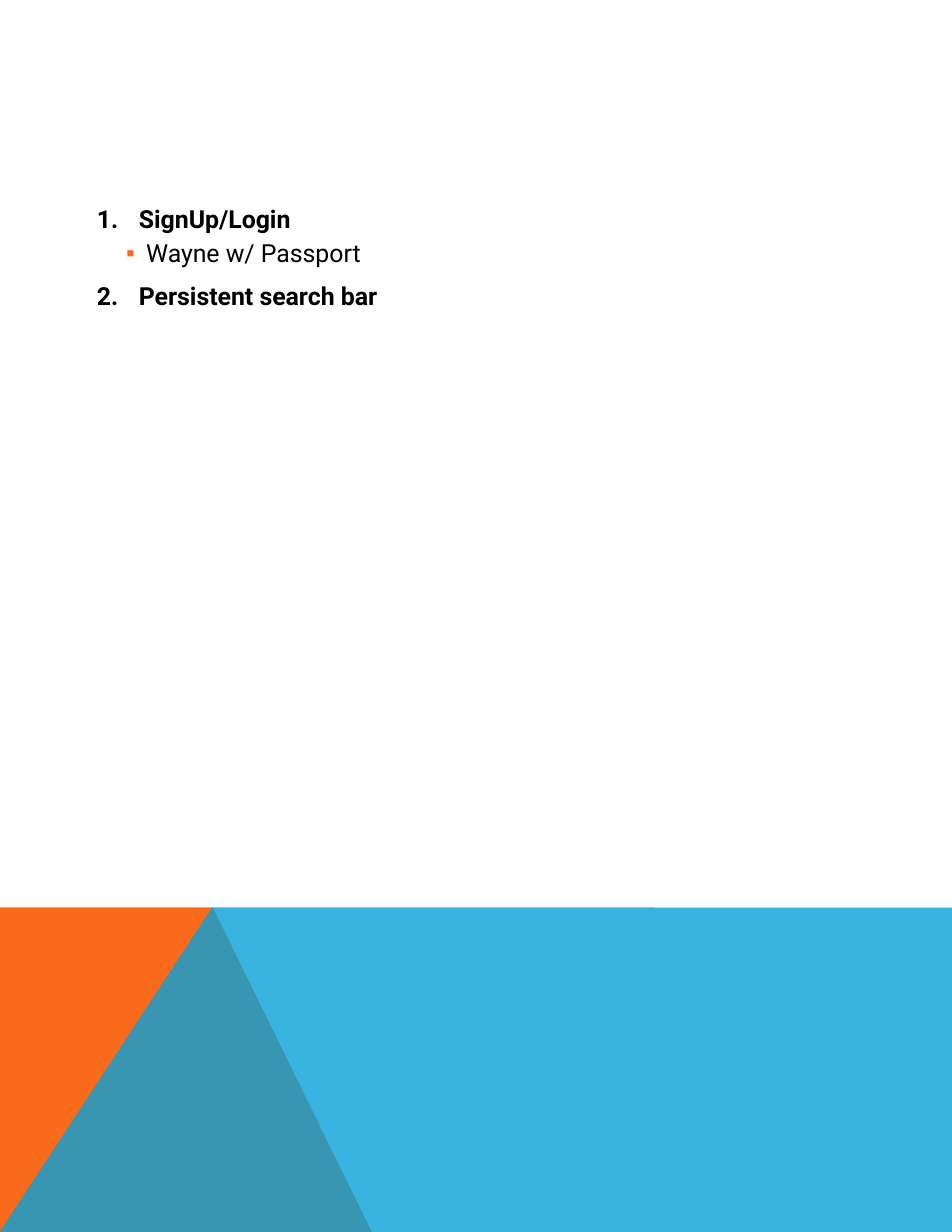
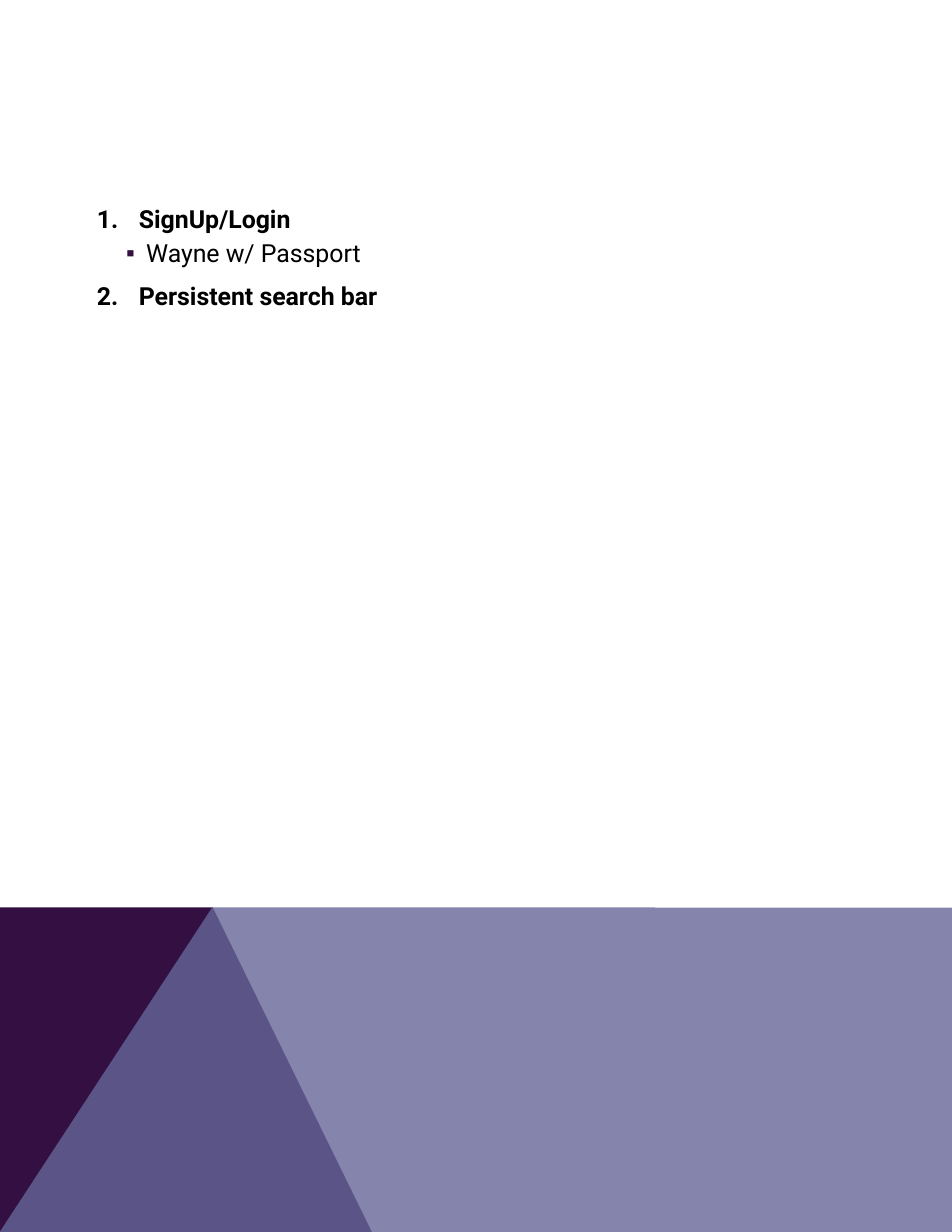
Before and after one commit to v-maxjohnson/Wander-Must, a slide deck: slide 10 of WanderMust_Proposal.pptx (slide 9 before the commit). Drawn at 952x1232 pixels with LibreOffice and Linux fonts; fonts in the diff are those of the drawing. Boxes give left, top, right and bottom in pixels: in the first picture for what was removed or moved away, otherwise in the second. Text is boxed around its words. In the diff, an @@ line names an element or a change of style, - is before the commit and + after.

```diff
--- a/WanderMust_Proposal.pptx
+++ b/WanderMust_Proposal.pptx
@@ freeform shape at bbox=[0, 907, 372, 1232]: fill #F96A1B to #330F42 @@
@@ freeform shape at bbox=[0, 907, 952, 1232]: fill #08A1D9 at 80% opacity to #666699 at 80% opacity @@
```
Also in this commit, not shown: 8 other slides changed, 1 slide added, 9 other files.
